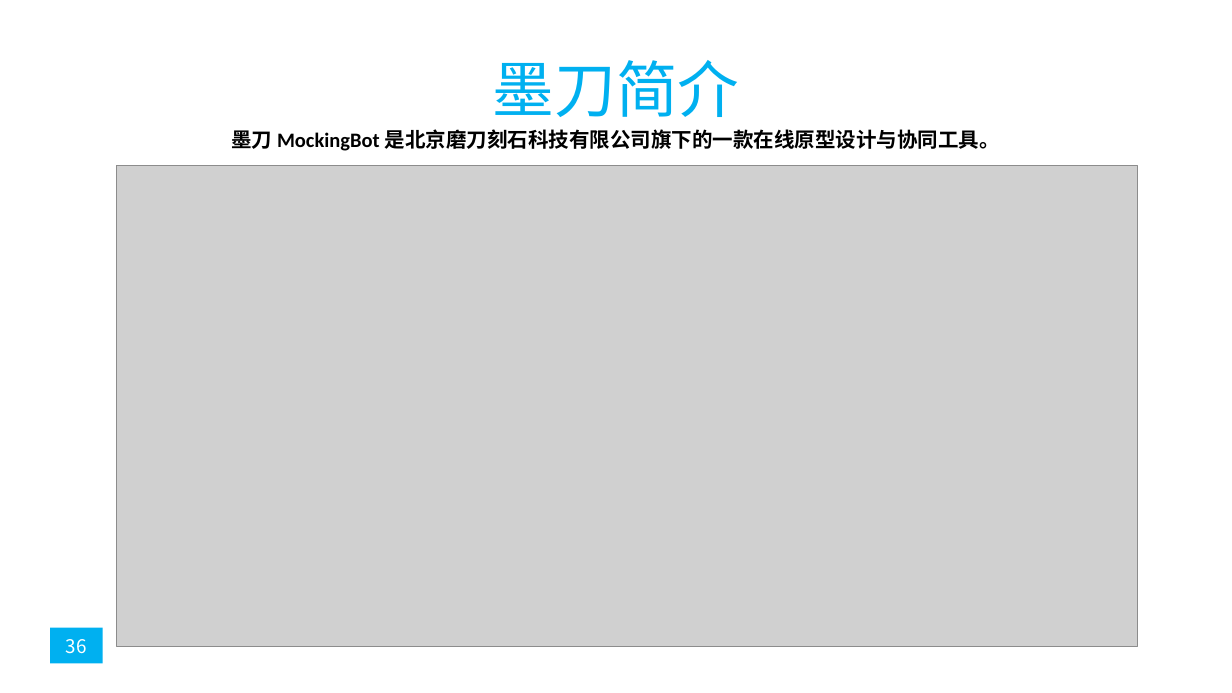
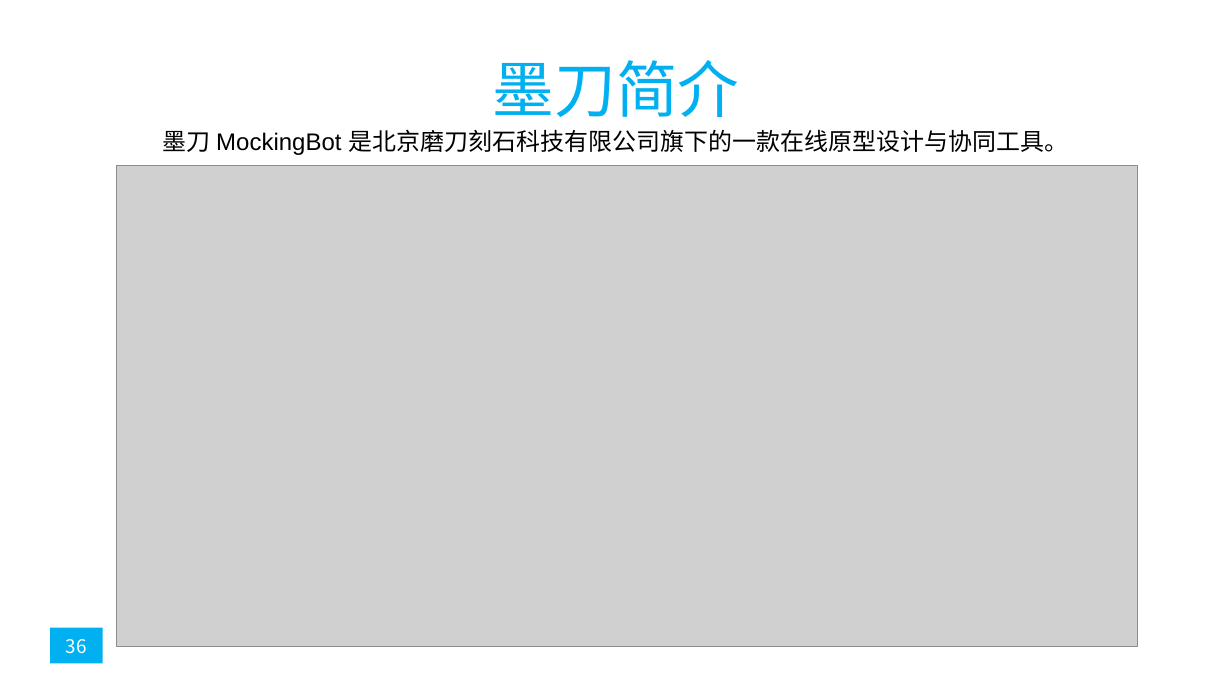
Before and after one commit to popopoi/PRD2018-G07, a slide deck: slide 36 of 非受控文档/翻转课堂PPT/PRD2018-G07-第七周翻转课堂PPT.pptx. Drawn at 1232x693 pixels with LibreOffice and Linux fonts; fonts in the diff are those of the drawing; grey boxes stand for pictures. Boxes give left, top, right and bottom in pixels: in the first picture for what was removed or moved away, otherwise in the second. Text is boxed around its words. In the diff, an @@ line names an element or a change of style, - is before the commit and + after.

```diff
--- a/非受控文档/翻转课堂PPT/PRD2018-G07-第七周翻转课堂PPT.pptx
+++ b/非受控文档/翻转课堂PPT/PRD2018-G07-第七周翻转课堂PPT.pptx
@@ rectangle "墨刀 MockingBot 是北京磨刀刻石科技有限公司旗下的一款在线原型设计与协同工具。": place and size @@
-rectangle "墨刀 MockingBot 是北京磨刀刻石科技有限公司旗下的一款在线原型设计与协同工具。" at (231,129,1000,151)
+rectangle "墨刀 MockingBot 是北京磨刀刻石科技有限公司旗下的一款在线原型设计与协同工具。" at (123,121,1109,163)
@@ rectangle "墨刀 MockingBot 是北京磨刀刻石科技有限公司旗下的一款在线原型设计与协同工具。" at (123,121,1109,163): size 12 to 14 pt, font Calibri to Arial, bold off @@
```
Also in this commit, not shown: 11 other slides changed.
